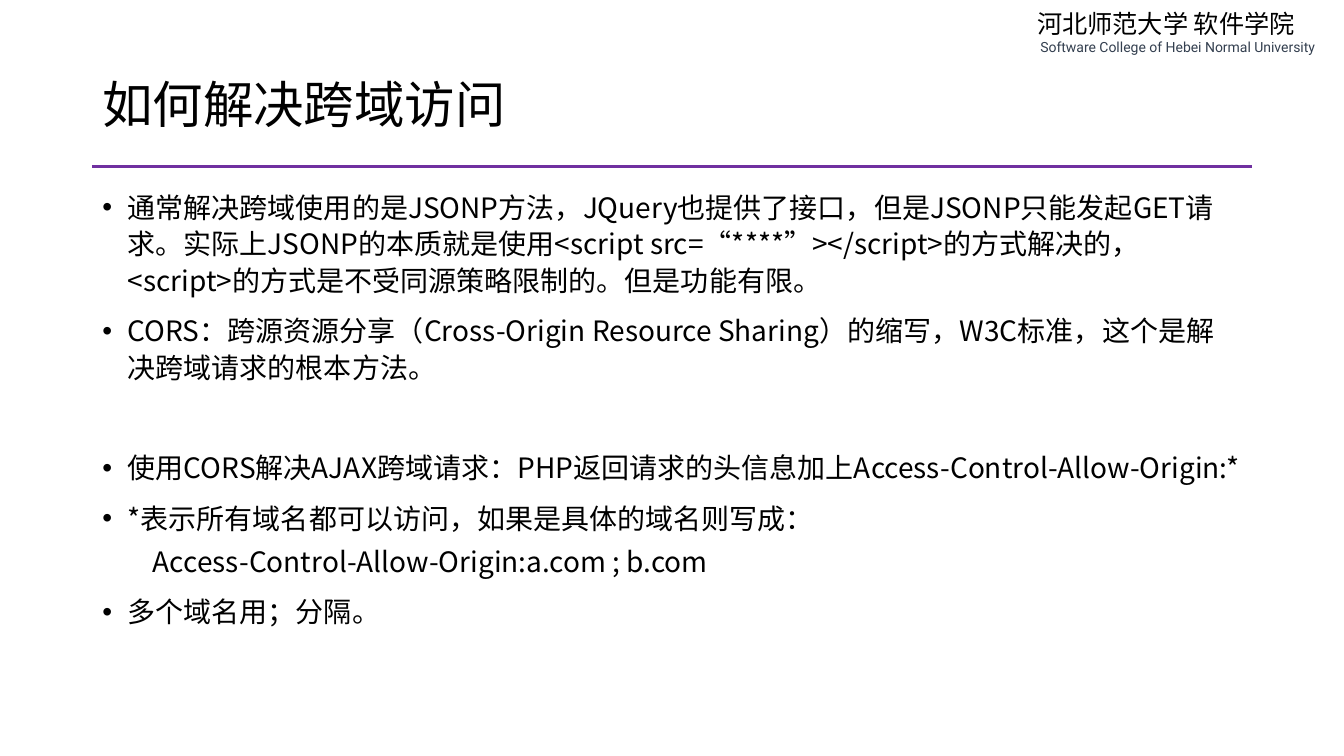
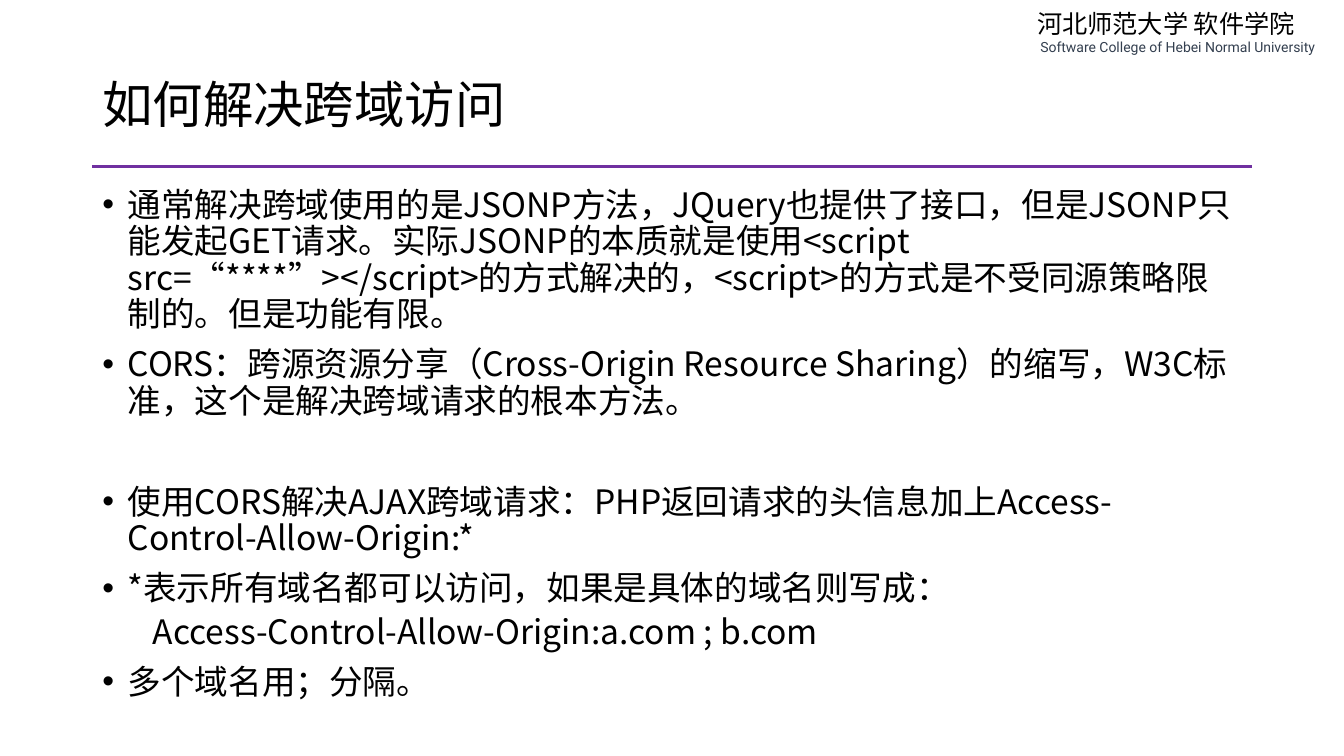
Before and after one commit to edu2act/course-php-serverside-development-on-linux, a slide deck: slide 5 of materials/slides/ch12-wcms-api-design.pptx. Drawn at 1344x756 pixels with LibreOffice and Linux fonts; fonts in the diff are those of the drawing. Boxes give left, top, right and bottom in pixels: in the first picture for what was removed or moved away, otherwise in the second. Text is boxed around its words. In the diff, an @@ line names an element or a change of style, - is before the commit and + after.

```diff
--- a/materials/slides/ch12-wcms-api-design.pptx
+++ b/materials/slides/ch12-wcms-api-design.pptx
@@ text at box(128, 188, 1231, 329): text changed; size 20 to 24 pt @@
-• 通常解决跨域使用的是JSONP方法，JQuery也提供了接口，但是JSONP只能发起GET请求。实际上JSONP的本质就是使用<script src=“****”></script>的方式解决的，<script>的方式是不受同源策略限制的。但是功能有限。
+• 通常解决跨域使用的是JSONP方法，JQuery也提供了接口，但是JSONP只能发起GET请求。实际JSONP的本质就是使用<script src=“****”></script>的方式解决的，<script>的方式是不受同源策略限制的。但是功能有限。
@@ text at box(128, 347, 1227, 699): size 20 to 24 pt in "CORS：跨源资源分享（Cross-Origin Resource Sharing）的缩写，W3C标准，这个是解决跨域请 ...", "使用CORS解决AJAX跨域请求：PHP返回请求的头信息加上Access-Control-Allow-Origin:*", "*表示所有域名都可以访问，如果是具体的域名则写成：", "Access-Control-Allow-Origin:a.com ; b.com" and 1 more places @@
```
Also in this commit, not shown: 4 other slides changed, 2 slides added, 2 slides removed, 15 other files.
